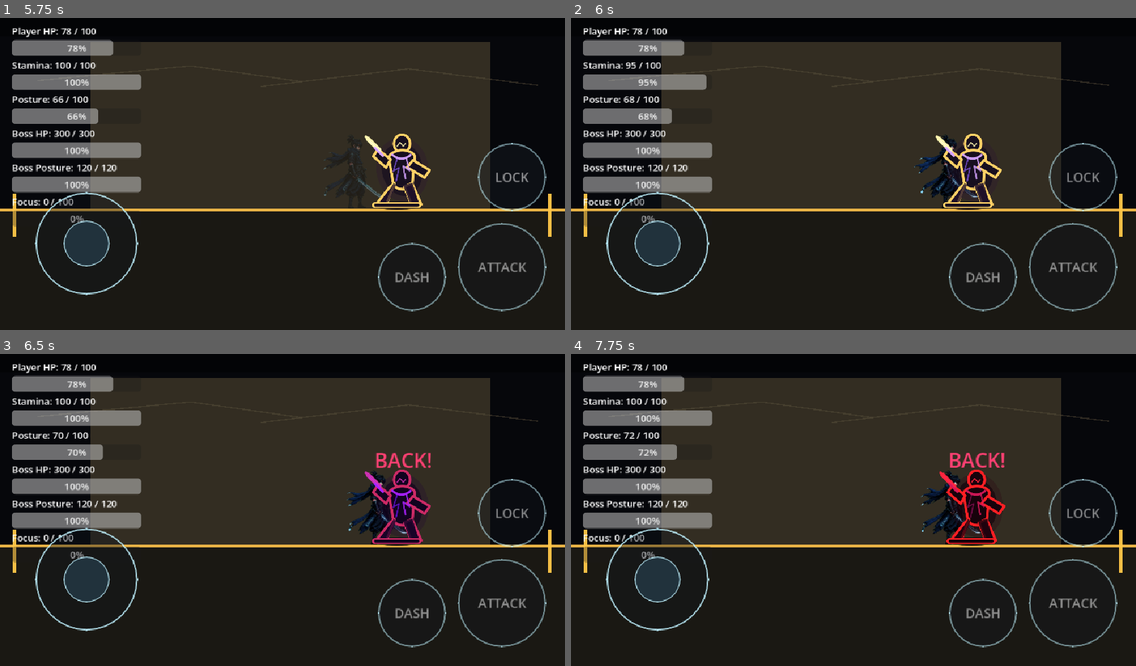
Above: before the commit, frames 1-4 (two rows, left to right).
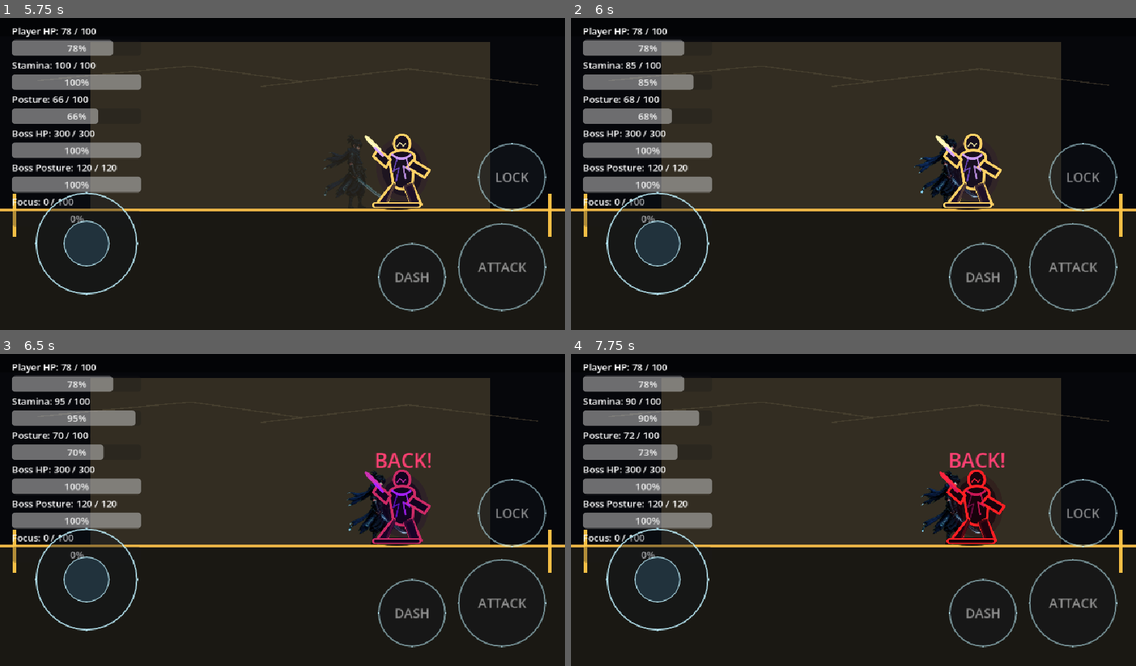
Above: after the commit, the same moments.

Repository: shanwinder/lastblade
Game: Godot game, scene res://scenes/main/BossBrokenMaster.tscn
Two runs of this game, one before a commit and one after it. Both use one fixed random seed, a clock stepped at 60 frames per second and the inputs below.
Inputs (mouse positions are in pixels of both pictures, inside the frame that each line leads up to):
- Up to frame 1 (5.75 s): click "START" at 0.5 s; click "SKIP" at 1.25 s; click "SKIP" at 2 s; click "ATTACK" at 2.75 s; click "DASH" at 3.5 s; click "LOCK" at 4.25 s; click "LOCKED" at 5 s
- Up to frame 2 (6 s): tap Enter at 5.75 s; move the mouse to (977, 155) at 5.77 s; hold Right (ui_right) from 5.78 s (still down); tap D (parry) at 5.85 s; click (977, 155) at 5.92 s
- Up to frame 3 (6.5 s): keep holding Right (ui_right)
- Up to frame 4 (7.75 s): release Right (ui_right) at 6.5 s; drag from (740, 522) to (977, 506) at 6.52 s; move the mouse to (910, 438) at 7.27 s; hold Right (ui_right) from 7.28 s (still down); tap S (dash) at 7.35 s; tap D (parry) at 7.55 s

Frame 1 is identical in both runs. In frame 2, 0.1% of the frame differs, in the area x 9-24%, y 14-24%; in frame 3, 0.2%; in frame 4, 0.3%, in the area x 9-25%, y 14-34%.

Commit message:
Use keyboard parry as tap deflect in main scene

Diff:
--- a/last-blade-trial/scenes/main/BossBrokenMaster.tscn
+++ b/last-blade-trial/scenes/main/BossBrokenMaster.tscn
@@ -23,6 +23,7 @@
 [ext_resource type="Script" path="res://player_sprite_orientation_manager.gd" id="21_sprite_orientation"]
 [ext_resource type="SpriteFrames" path="res://assets/sprites/player/nameless_blade/player_idle_sprite_frames.tres" id="22_idle_frames"]
 [ext_resource type="Script" path="res://player_animated_idle_visual_manager.gd" id="23_animated_idle"]
+[ext_resource type="Script" path="res://keyboard_tap_deflect_manager.gd" id="24_keyboard_deflect"]
 
 [sub_resource type="RectangleShape2D" id="RectangleShape2D_nha0i"]
 size = Vector2(32, 32)
@@ -101,6 +102,13 @@
 sync_flip_from_legacy = true
 sync_modulate_from_legacy = true
 debug_print_visual = true
+
+[node name="KeyboardTapDeflectManager" type="Node" parent="."]
+script = ExtResource("24_keyboard_deflect")
+keyboard_tap_deflect_enabled = true
+tap_deflect_action_name = &"parry"
+player_path = NodePath("../Player")
+debug_print_keyboard_deflect = true
 
 [node name="MovementDeflectBalanceManager" type="Node" parent="."]
 script = ExtResource("20_deflect_balance")
